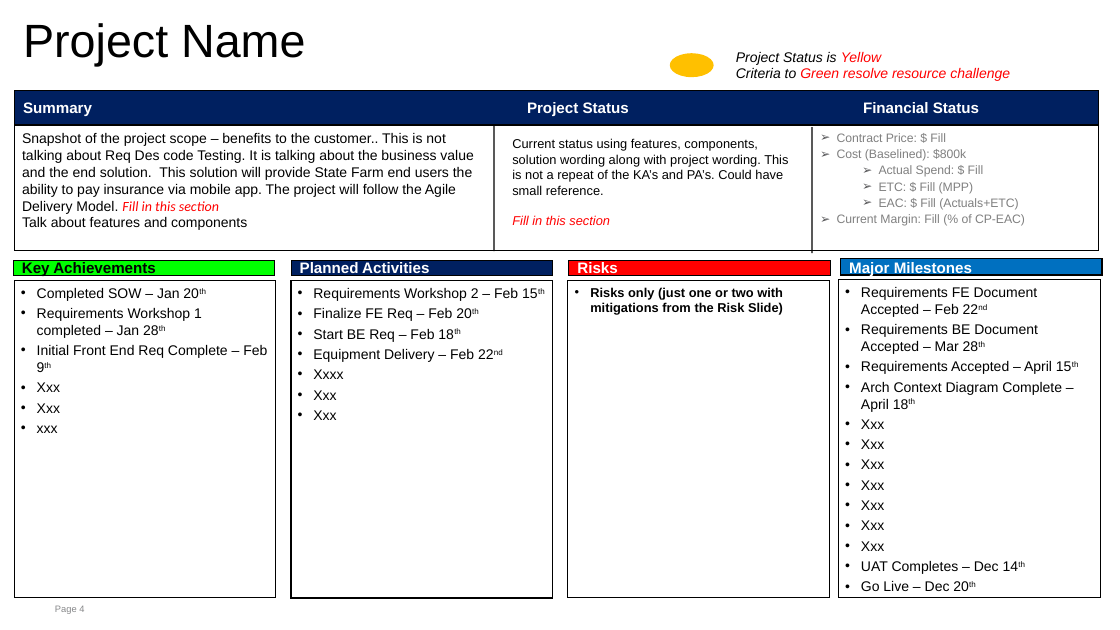
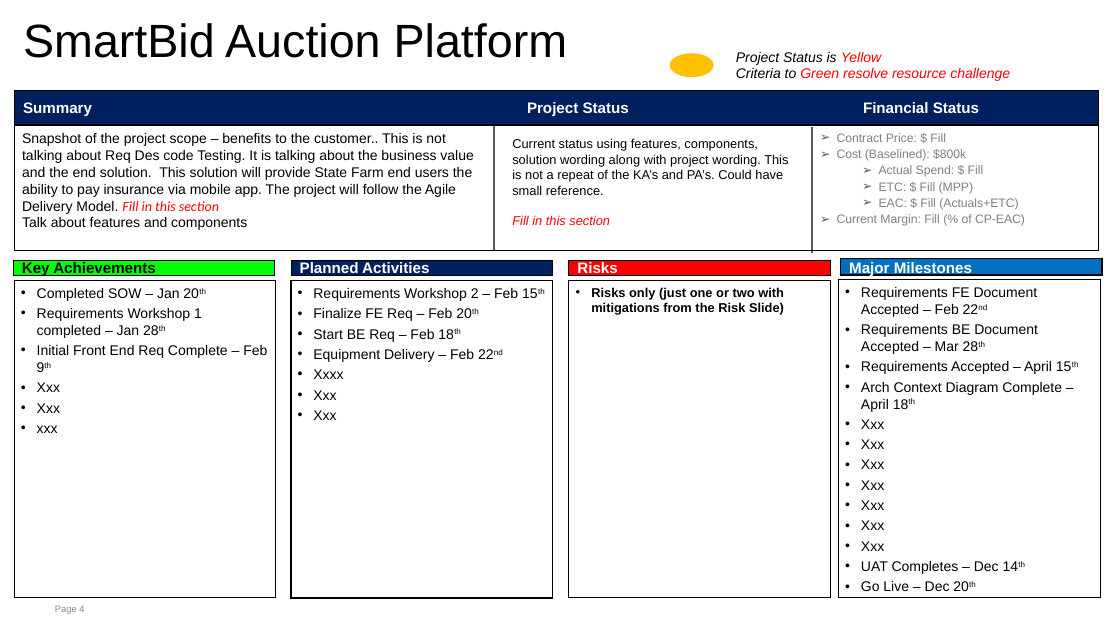
Before and after one commit to dkl520/cs7315_project, a slide deck: slide 4 of 3/project-assign 3.pptx. Drawn at 1120x630 pixels with LibreOffice and Linux fonts; fonts in the diff are those of the drawing. Boxes give left, top, right and bottom in pixels: in the first picture for what was removed or moved away, otherwise in the second. Text is boxed around its words. In the diff, an @@ line names an element or a change of style, - is before the commit and + after.

```diff
--- a/3/project-assign 3.pptx
+++ b/3/project-assign 3.pptx
@@ title at (23,23,568,58): text changed @@
-Project Name
+SmartBid Auction Platform
```
Also in this commit, not shown: 1 other slide changed, 1 slide added, 1 slide removed, 2 other files.
